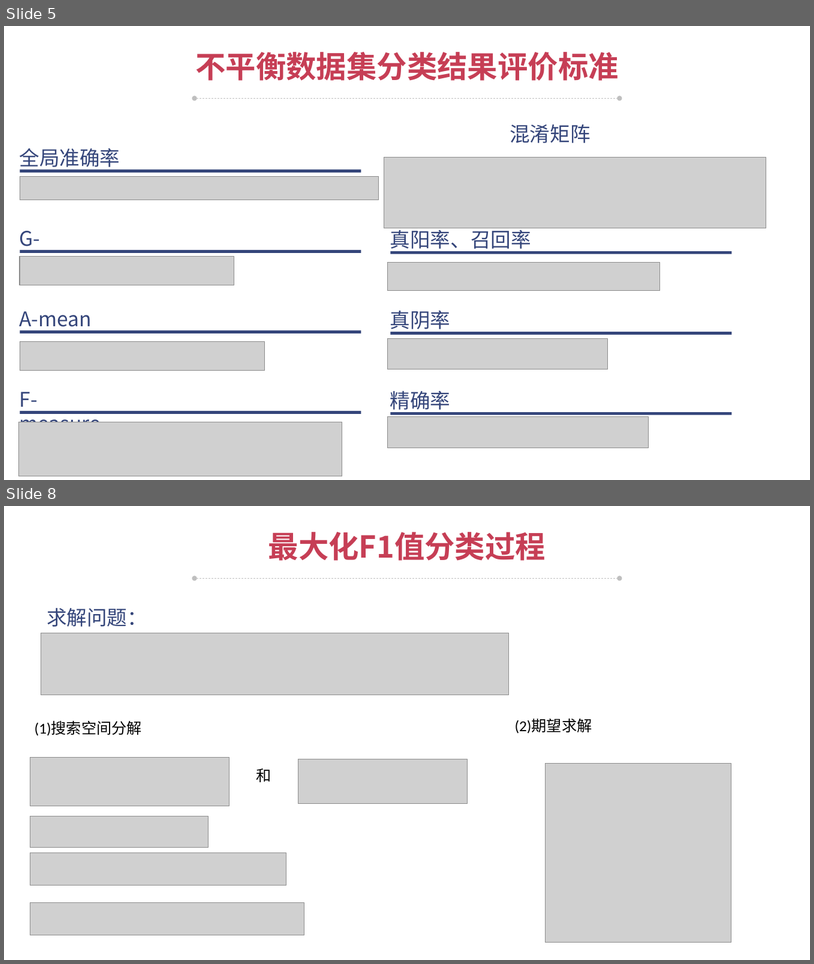
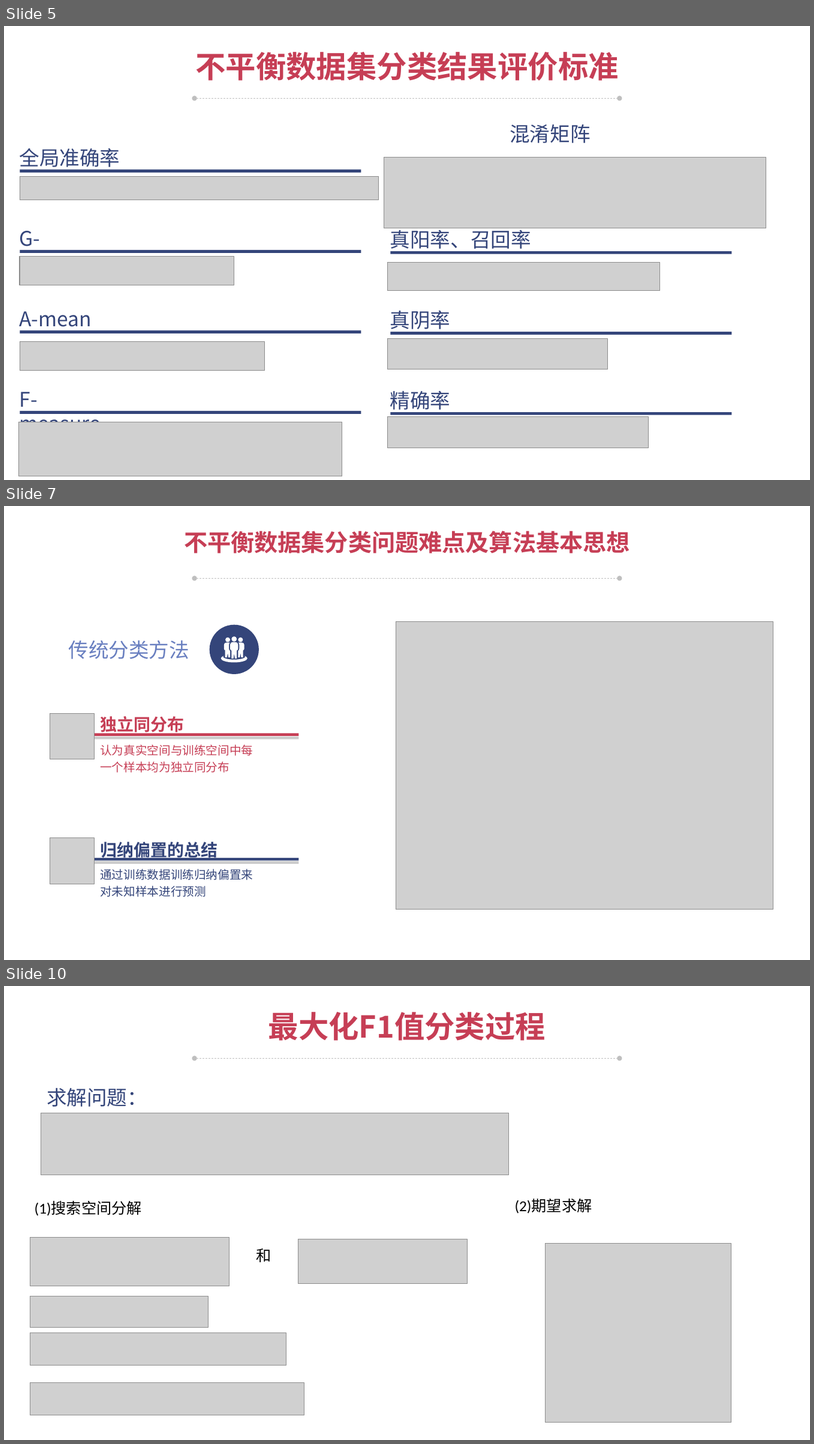
Before and after one commit to 616905919/Graduation-Project, a slide deck: 答辩ppt.pptx. Shown one above the other, each under a label of ours: slides 5 and 8 before the commit, slides 5, 7 and 10 after it; the slides between them are not shown. The pictures are 814x964 and 814x1444 pixels, drawn with LibreOffice and Linux fonts; fonts in the diff are those of the drawing; grey boxes stand for pictures; background and template pictures are left out. Boxes give left, top, right and bottom in pixels: in the first picture for what was removed or moved away, otherwise in the second. Text is boxed around its words. In the diff, an @@ line names an element or a change of style, - is before the commit and + after.

```diff
--- a/答辩ppt.pptx
+++ b/答辩ppt.pptx
@@ slide 7 added at [4, 506, 810, 960], background picture (left out) @@
@@ text added at [184, 531, 630, 553], 28 pt, text #C63E55, bold @@
+不平衡数据集分类问题难点及算法基本思想
@@ double arrow added from (195, 578) to (620, 578), #BFBFBF 0.5 pt dashed @@
@@ ellipse added at [210, 625, 259, 674], fill #34457A @@
@@ picture added at [396, 622, 774, 909] @@
@@ text added at [69, 640, 190, 659], 24 pt, text #697FC0 @@
+传统分类方法
@@ freeform shape added at [221, 636, 248, 662], fill #FFFFFF @@
@@ group added at [50, 714, 299, 772]: 2 texts, 1 rectangle, 1 picture @@
+独立同分布
+认为真实空间与训练空间中每一个样本均为独立同分布
@@ group added at [50, 838, 299, 897]: 2 texts, 1 rectangle, 1 picture @@
+归纳偏置的总结
+通过训练数据训练归纳偏置来对未知样本进行预测
@@ what was slide 8 is now slide 10 @@
```
Also in this commit, not shown: 2 slides changed, 1 other slide added, 2 other files.
